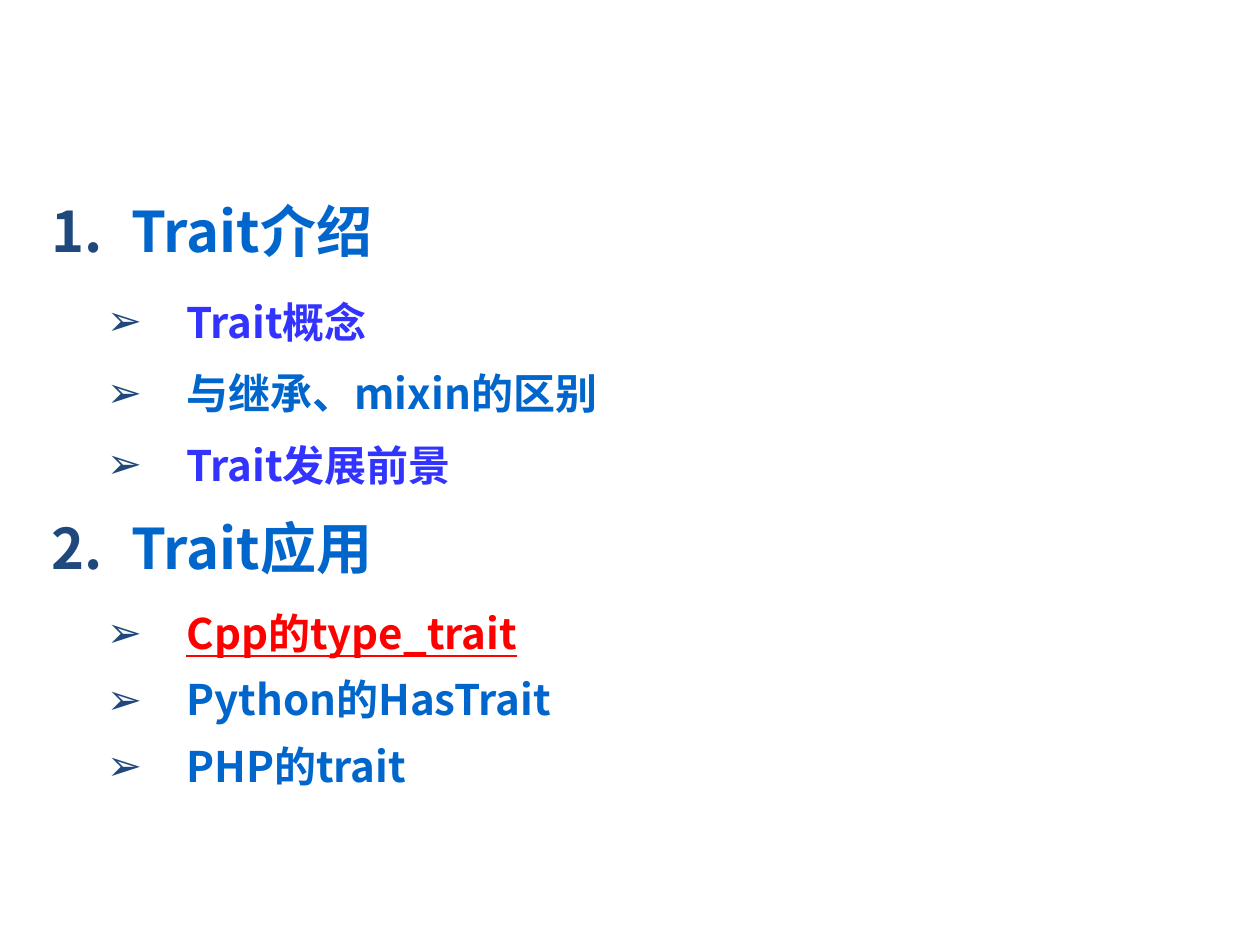
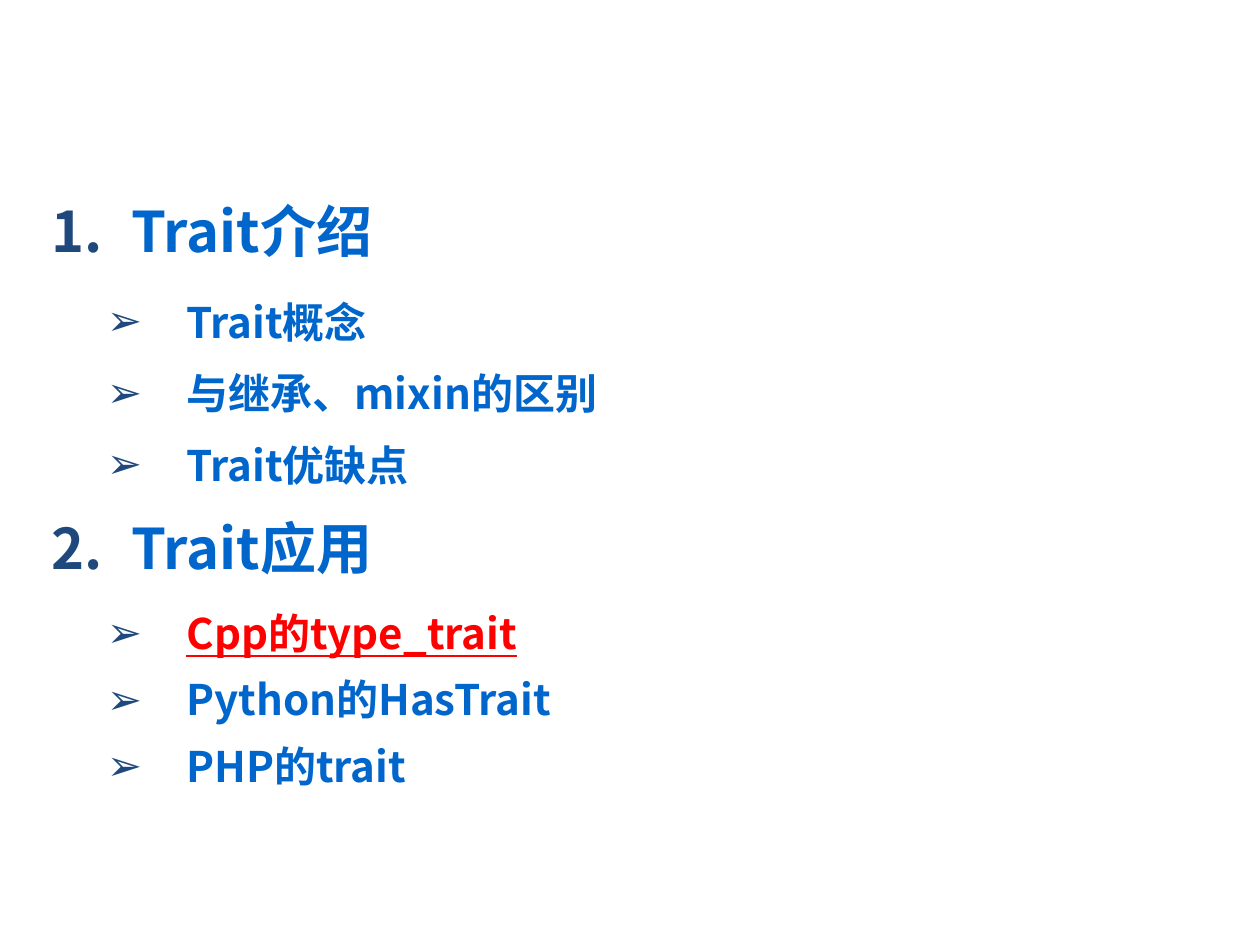
Before and after one commit to 2017-CompilerH-a3/Teamwork-Traits, a slide deck: slide 13 of trait.ppt. Drawn at 1260x945 pixels with LibreOffice and Linux fonts; fonts in the diff are those of the drawing; background and template pictures are left out. Boxes give left, top, right and bottom in pixels: in the first picture for what was removed or moved away, otherwise in the second. Text is boxed around its words. In the diff, an @@ line names an element or a change of style, - is before the commit and + after.

```diff
--- a/trait.ppt
+++ b/trait.ppt
@@ text at (186, 301, 366, 342): text colour #3333FF to #0066CC in "Trait概念" @@
@@ text at (186, 445, 408, 485): text changed; text colour #3333FF to #0066CC @@
-  ➢ Trait发展前景
+  ➢ Trait优缺点
```
Also in this commit, not shown: 3 other slides changed.
